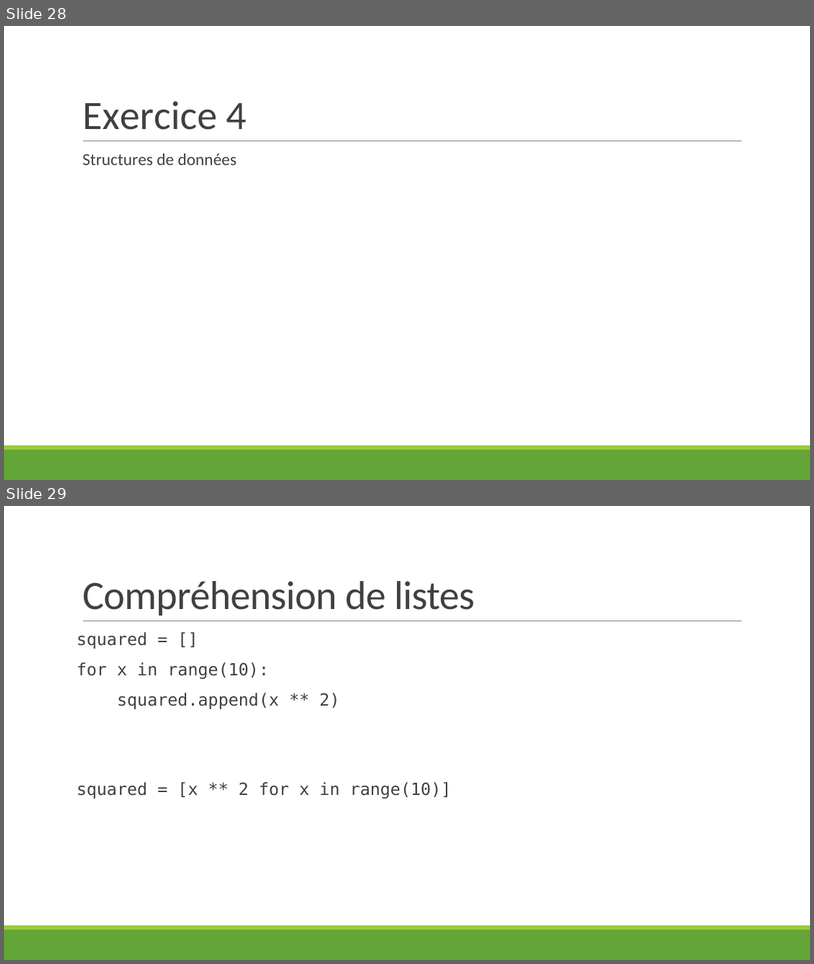
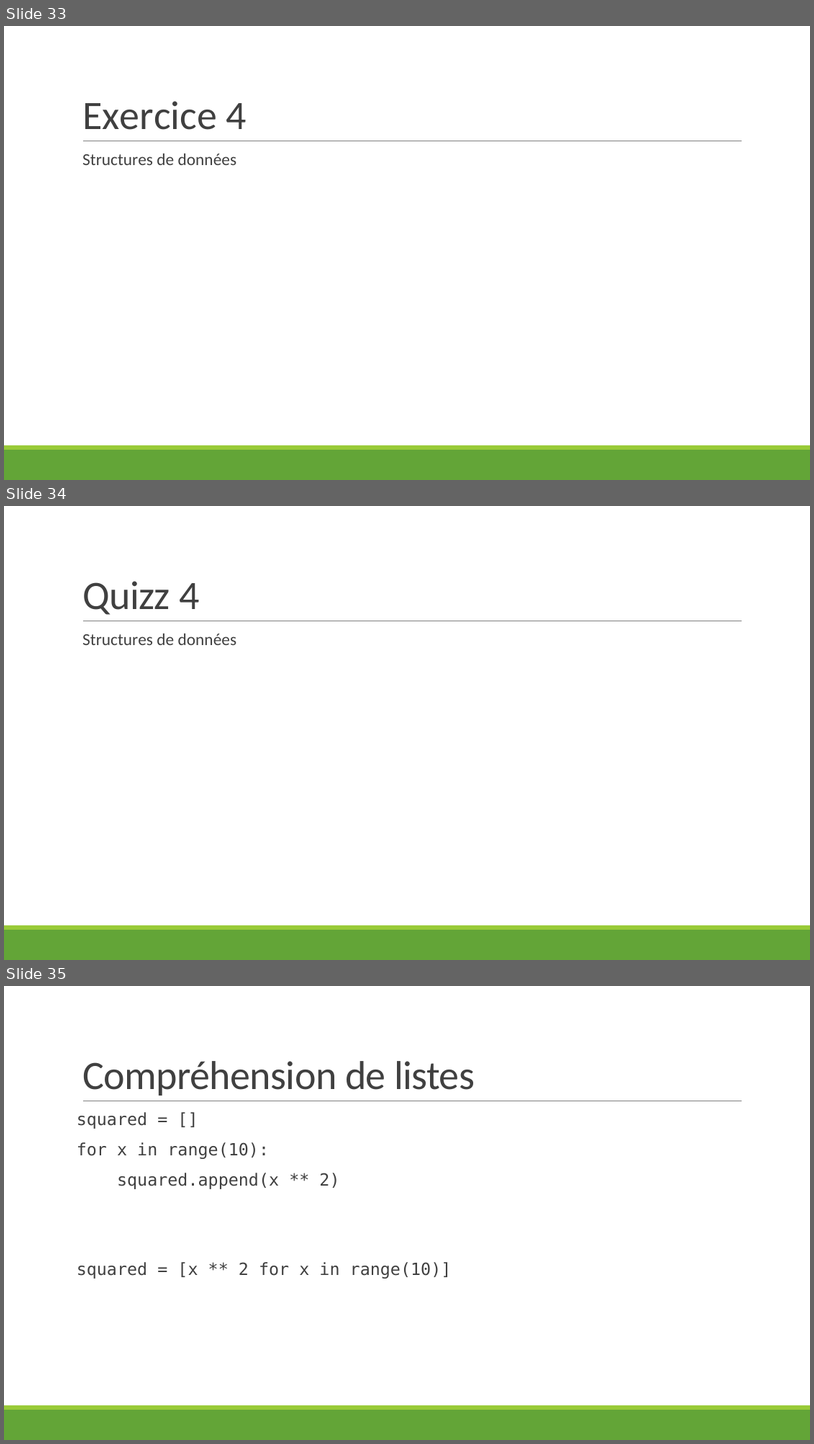
Before and after one commit to hermes-python-201910/courseware, a slide deck: slides.pptx. Shown one above the other, each under a label of ours: slides 28 and 29 before the commit, slides 33, 34 and 35 after it. The pictures are 814x964 and 814x1444 pixels, drawn with LibreOffice and Linux fonts; fonts in the diff are those of the drawing. Boxes give left, top, right and bottom in pixels: in the first picture for what was removed or moved away, otherwise in the second. Text is boxed around its words. In the diff, an @@ line names an element or a change of style, - is before the commit and + after.

```diff
--- a/slides.pptx
+++ b/slides.pptx
@@ slide 34 added at (4, 506, 810, 960), background #FFFFFF; not listed: 3 template elements that a slide beside it also shows @@
@@ title added at (82, 581, 199, 615), 48 pt, text #404040 @@
+Quizz 4
@@ text added at (82, 633, 237, 645), 20 pt, text #404040 @@
+  Structures de données
@@ what was slide 28 is now slide 33 @@
@@ what was slide 29 is now slide 35 @@
```
Also in this commit, not shown: 1 slide changed, 7 other slides added, 1 other file.
